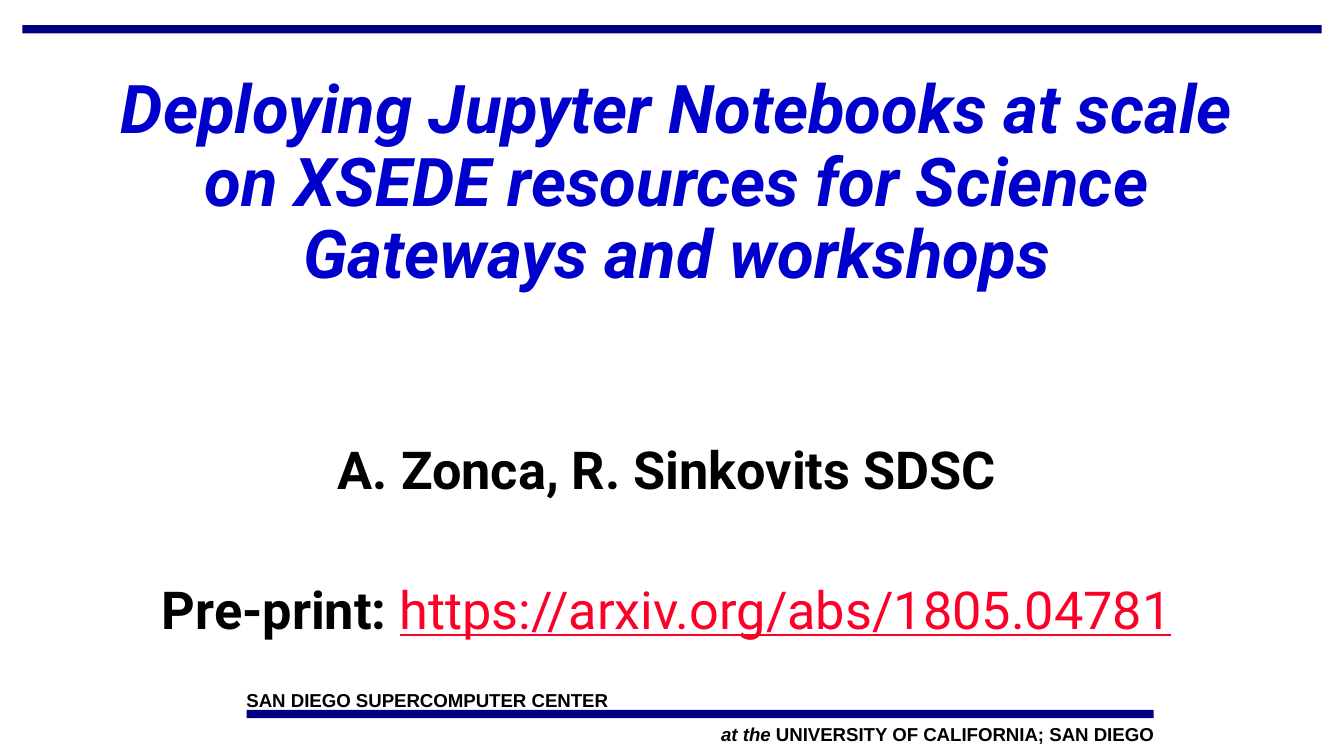
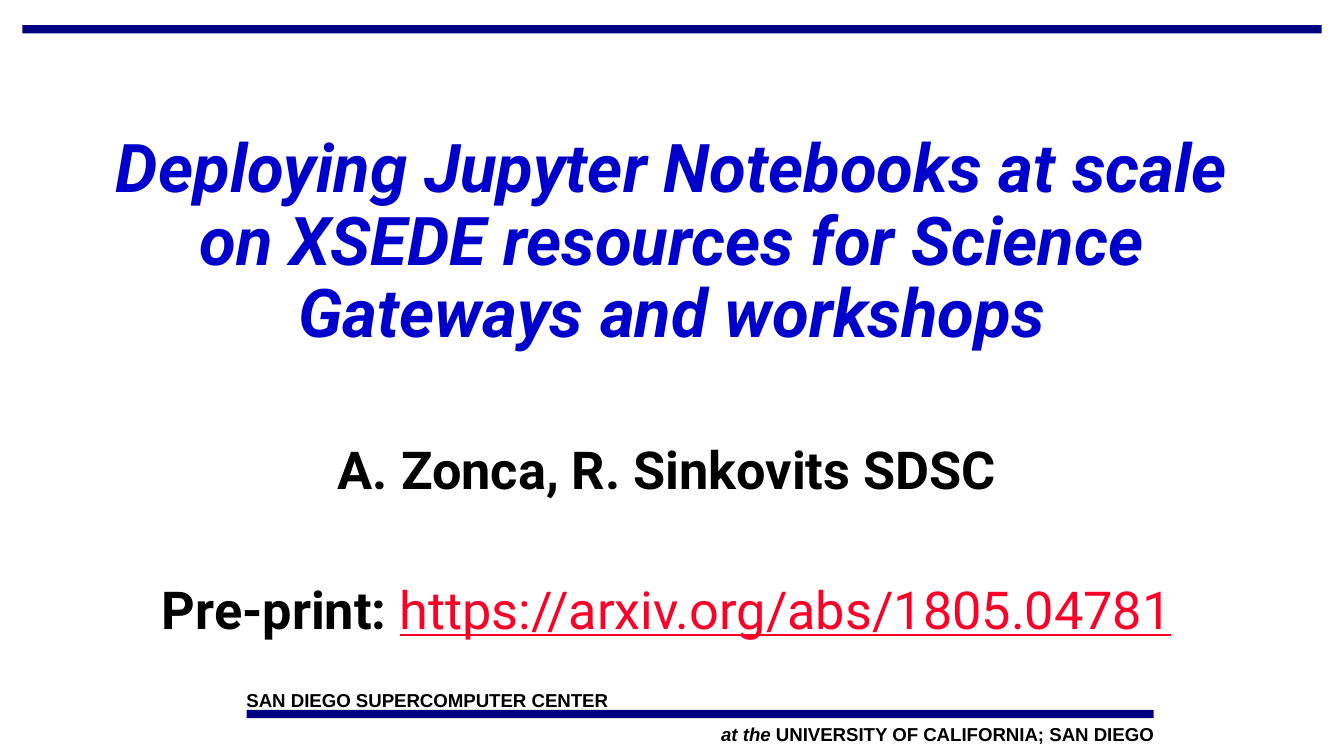
Before and after one commit to zonca/zonca.github.io-source, a slide deck: slide 1 of content/docs/pearc18_slides_zonca_sinkovits.pptx. Drawn at 1344x756 pixels with LibreOffice and Linux fonts; fonts in the diff are those of the drawing; background and template pictures are left out. Boxes give left, top, right and bottom in pixels: in the first picture for what was removed or moved away, otherwise in the second. Text is boxed around its words. In the diff, an @@ line names an element or a change of style, - is before the commit and + after.

```diff
--- a/content/docs/pearc18_slides_zonca_sinkovits.pptx
+++ b/content/docs/pearc18_slides_zonca_sinkovits.pptx
@@ title "Deploying Jupyter Notebooks at scale ...": place and size @@
-title "Deploying Jupyter Notebooks at scale ..." at [121,82,1232,293]
+title "Deploying Jupyter Notebooks at scale ..." at [116,141,1227,352]
```
Also in this commit, not shown: 1 slide added, 1 other file.
